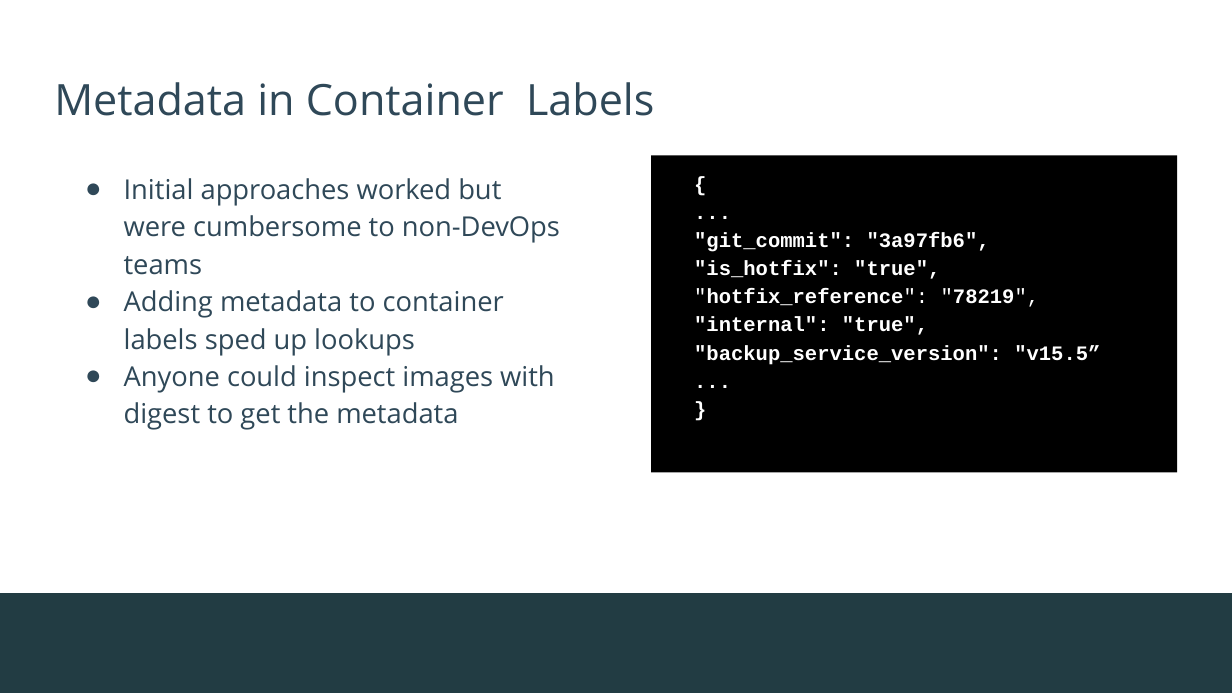
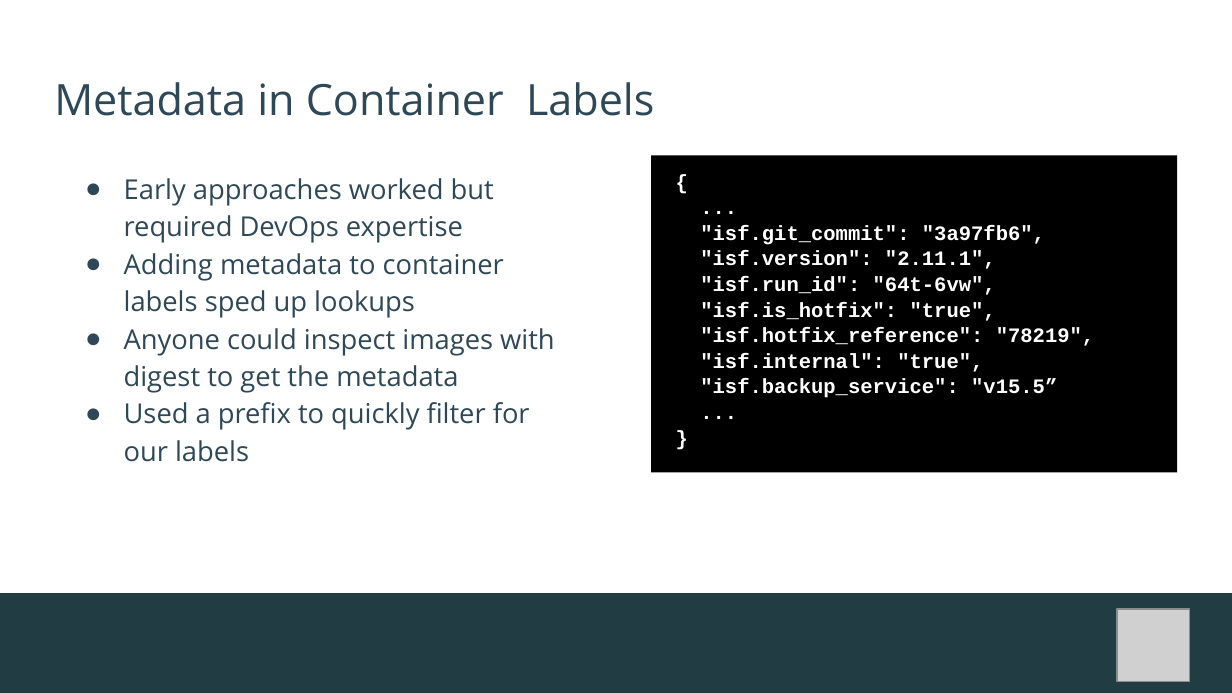
Before and after one commit to socheatsou/presentations, a slide deck: slide 3 of open-source-summit-na-2026/Artifacts-Metadata-OSS-NA26.pptx. Drawn at 1232x693 pixels with LibreOffice and Linux fonts; fonts in the diff are those of the drawing; grey boxes stand for pictures; background and template pictures are left out. Boxes give left, top, right and bottom in pixels: in the first picture for what was removed or moved away, otherwise in the second. Text is boxed around its words. In the diff, an @@ line names an element or a change of style, - is before the commit and + after.

```diff
--- a/open-source-summit-na-2026/Artifacts-Metadata-OSS-NA26.pptx
+++ b/open-source-summit-na-2026/Artifacts-Metadata-OSS-NA26.pptx
@@ text at [124, 178, 494, 243]: text changed @@
-● Initial approaches worked but were cumbersome to non-DevOps teams
+● Early approaches worked but required DevOps expertise
@@ text "{" at [650, 155, 1177, 473]: indent changed; line spacing 1.15 to 1.05 @@
@@ text at [700, 225, 1094, 398]: text changed @@
-"git_commit": "3a97fb6",
-"is_hotfix": "true",
-"hotfix_reference": "78219",
-"internal": "true",
-"backup_service_version": "v15.5”
+"isf.git_commit": "3a97fb6",
+"isf.version": "2.11.1",
+"isf.run_id": "64t-6vw",
+"isf.is_hotfix": "true",
+"isf.hotfix_reference": "78219",
+"isf.internal": "true",
+"isf.backup_service": "v15.5”
@@ text at [124, 402, 530, 462]: paragraph added @@
+● Used a prefix to quickly filter for our labels
@@ picture added at [1117, 609, 1190, 681] @@
```
Also in this commit, not shown: 5 other slides changed, 2 slides added, 1 slide removed.
